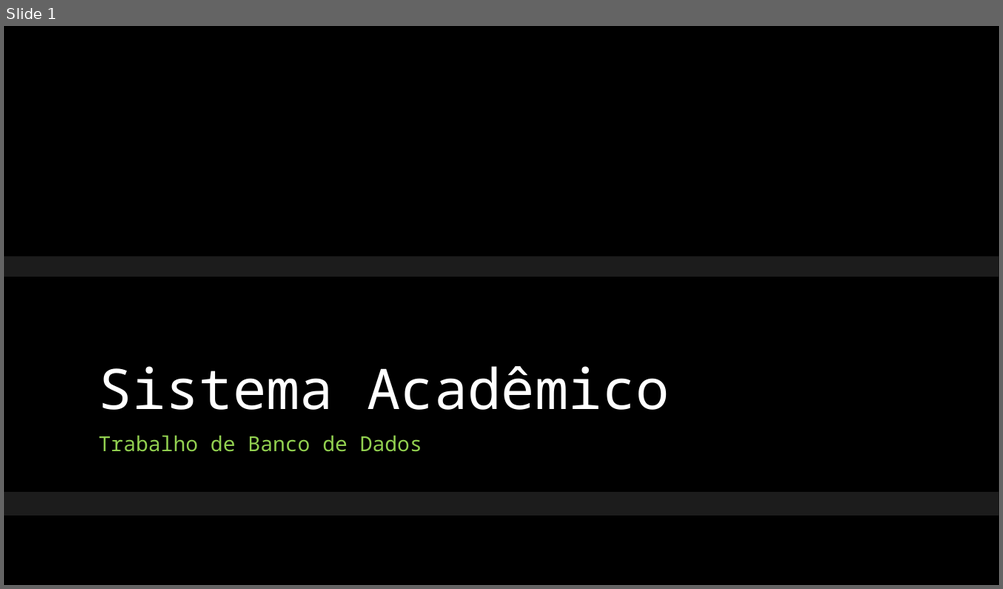
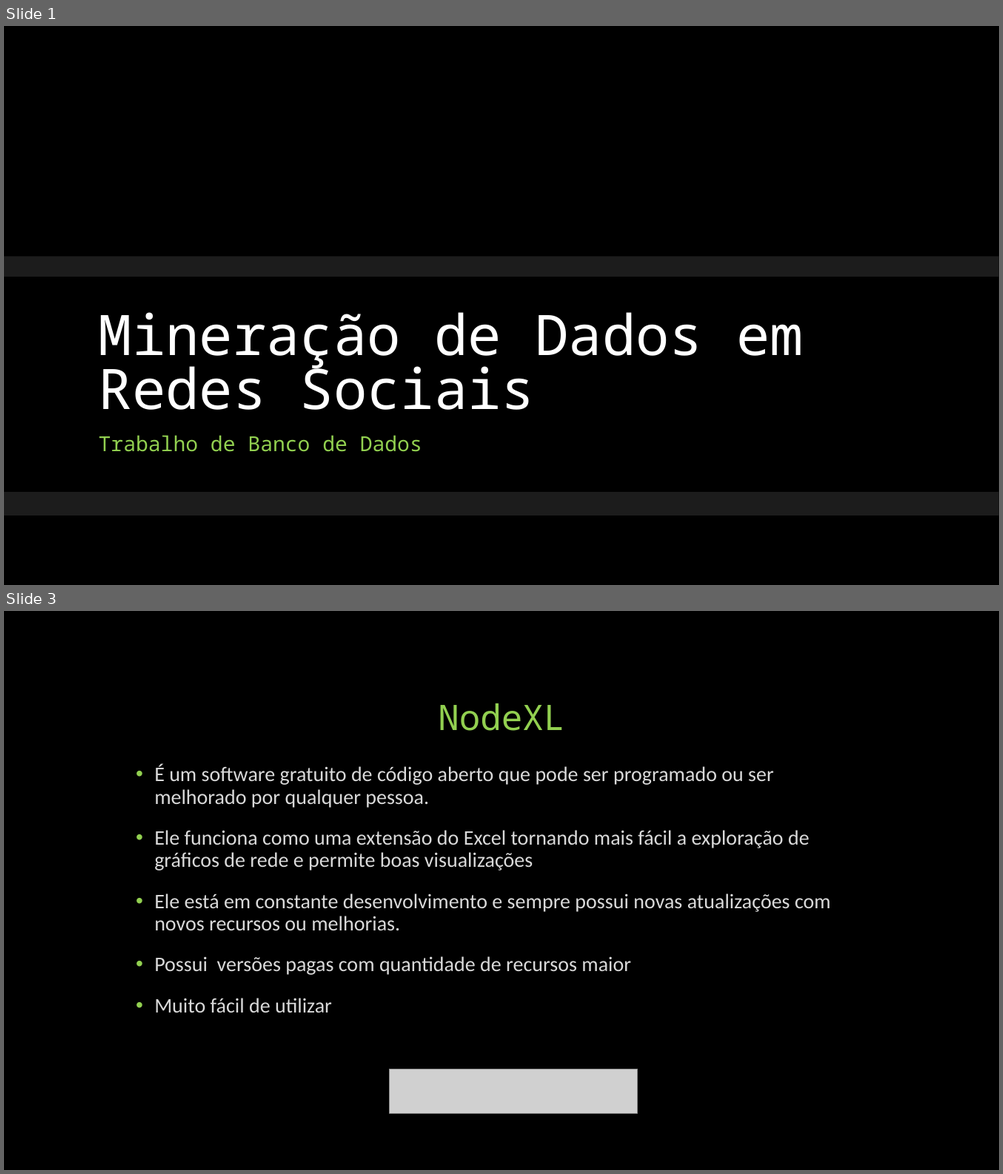
Before and after one commit to calosguilherme/trab01, a slide deck: Apresentação.pptx. Shown one above the other, each under a label of ours: slide 1 before the commit, slides 1 and 3 after it; the slides between them are not shown. The pictures are 1003x589 and 1003x1174 pixels, drawn with LibreOffice and Linux fonts; fonts in the diff are those of the drawing; grey boxes stand for pictures; background and template pictures are left out. Boxes give left, top, right and bottom in pixels: in the first picture for what was removed or moved away, otherwise in the second. Text is boxed around its words. In the diff, an @@ line names an element or a change of style, - is before the commit and + after.

```diff
--- a/Apresentação.pptx
+++ b/Apresentação.pptx
@@ slide 3 added at (4, 611, 999, 1170), background #000000 @@
@@ title added at (438, 703, 564, 731), 34 pt, text #92D050 @@
+NodeXL
@@ text added at (154, 764, 831, 1013), 20 pt, text #D9D9D9 @@
+• É um software gratuito de código aberto que pode ser programado ou ser melhorado por qualquer pessoa.
+• Ele funciona como uma extensão do Excel tornando mais fácil a exploração de gráficos de rede e permite boas visualizações
+• Ele está em constante desenvolvimento e sempre possui novas atualizações com novos recursos ou melhorias.
+• Possui versões pagas com quantidade de recursos maior
+• Muito fácil de utilizar
@@ picture added at (390, 1069, 637, 1113) @@
@@ slide 1 changed as well @@
@@ title at (99, 312, 803, 410): text changed @@
-Sistema Acadêmico
+Mineração de Dados em Redes Sociais
```
Also in this commit, not shown: 5 other slides added, 8 slides removed.
